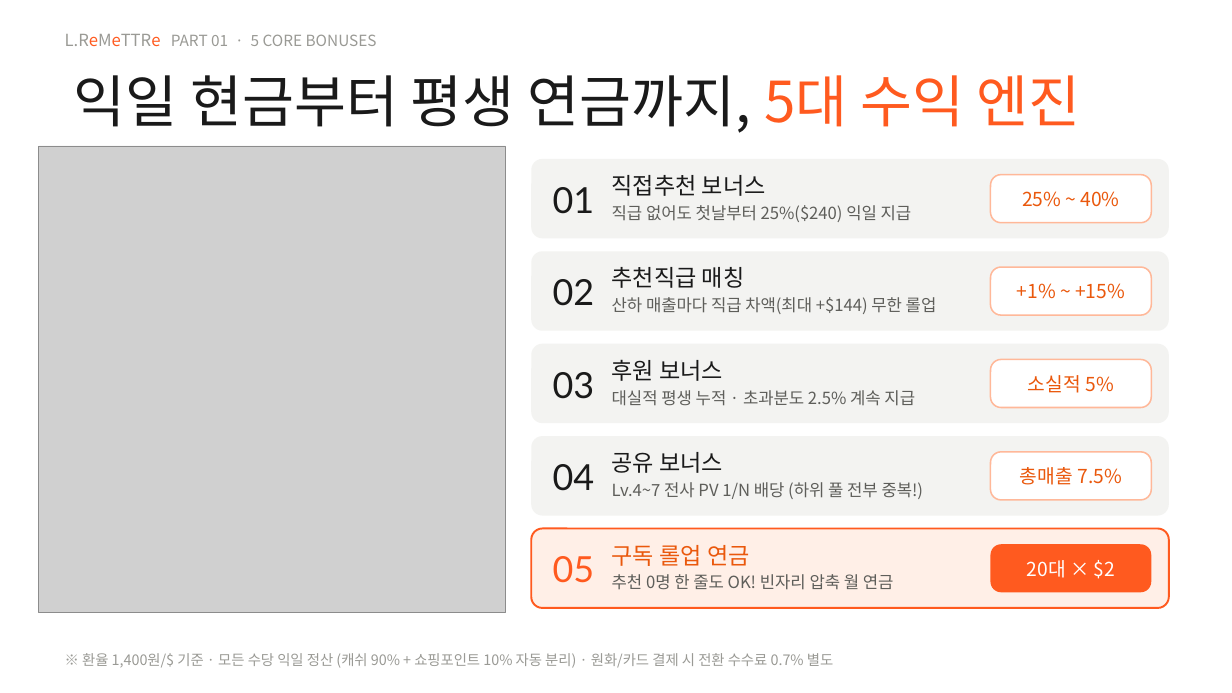
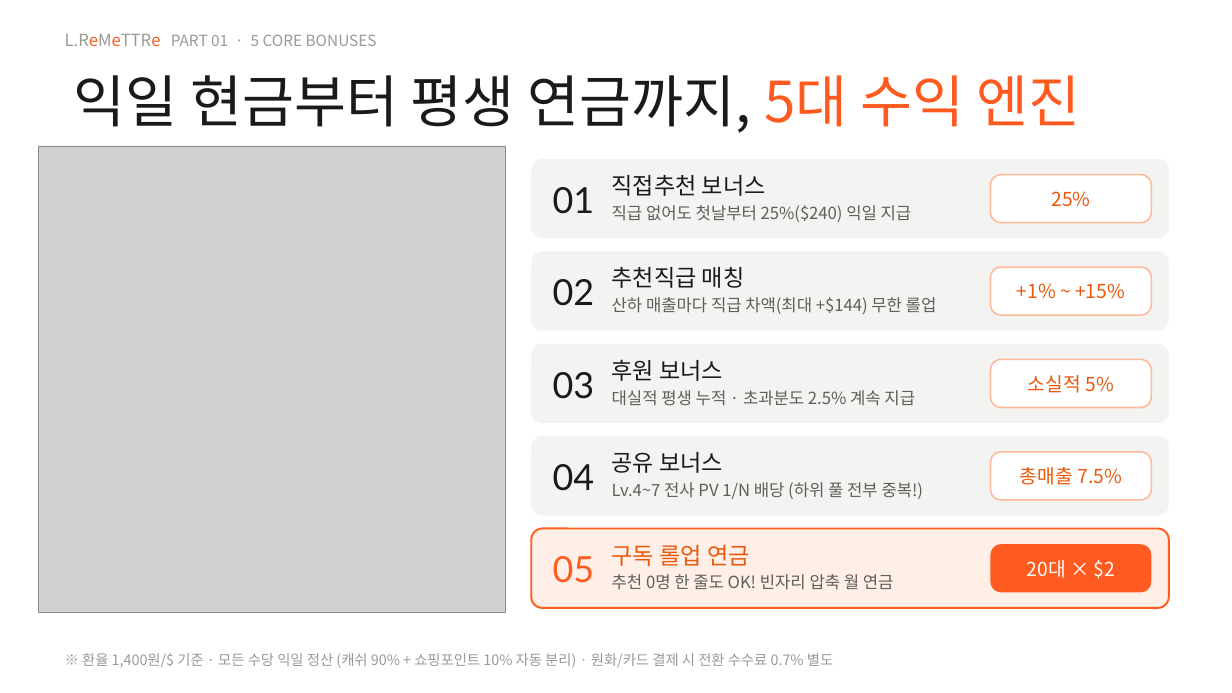
Before and after one commit to lremettre/lremettre.github.io, a slide deck: slide 4 of docs/01_프레젠테이션_강의/르메뜨레 마케팅 플랜_V2.2.pptx. Drawn at 1232x693 pixels with LibreOffice and Linux fonts; fonts in the diff are those of the drawing; grey boxes stand for pictures. Boxes give left, top, right and bottom in pixels: in the first picture for what was removed or moved away, otherwise in the second. Text is boxed around its words. In the diff, an @@ line names an element or a change of style, - is before the commit and + after.

```diff
--- a/docs/01_프레젠테이션_강의/르메뜨레 마케팅 플랜_V2.2.pptx
+++ b/docs/01_프레젠테이션_강의/르메뜨레 마케팅 플랜_V2.2.pptx
@@ text at (x1=1051, y1=191, x2=1090, y2=207): text changed @@
-25% ~ 40%
+25%
```
Also in this commit, not shown: 3 other files.
